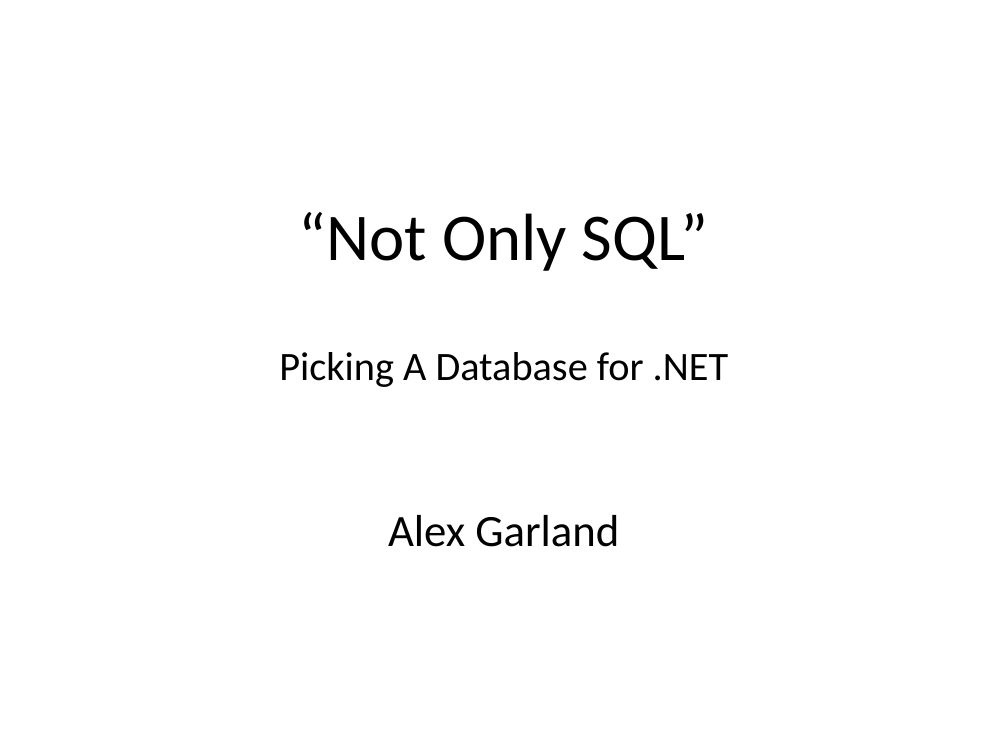
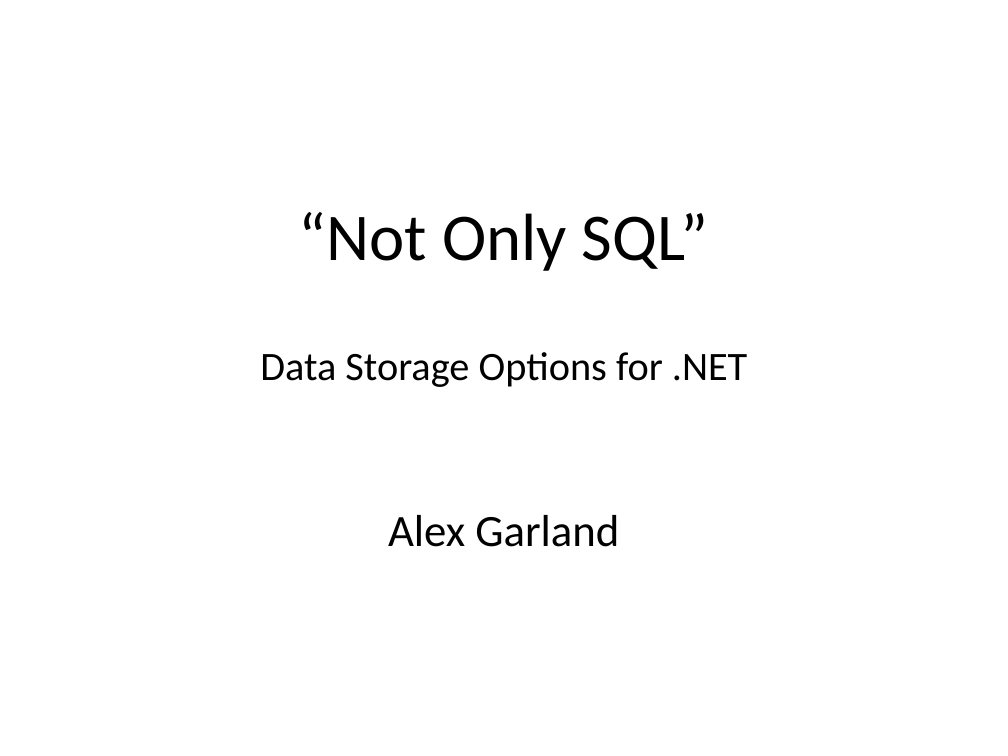
Before and after one commit to alexdgarland/database-demos, a slide deck: slide 1 of Slides/Not Only SQL - Picking A Database for DotNET.pptx. Drawn at 1008x756 pixels with LibreOffice and Linux fonts; fonts in the diff are those of the drawing. Boxes give left, top, right and bottom in pixels: in the first picture for what was removed or moved away, otherwise in the second. Text is boxed around its words. In the diff, an @@ line names an element or a change of style, - is before the commit and + after.

```diff
--- a/Slides/Not Only SQL - Picking A Database for DotNET.pptx
+++ b/Slides/Not Only SQL - Picking A Database for DotNET.pptx
@@ title at <box>260,212,747,387</box>: text changed @@
-“Not Only SQL”
-Picking A Database for .NET
+“Not Only SQL”
+Data Storage Options for .NET
```
Also in this commit, not shown: 14 other slides changed, 1 slide added.
